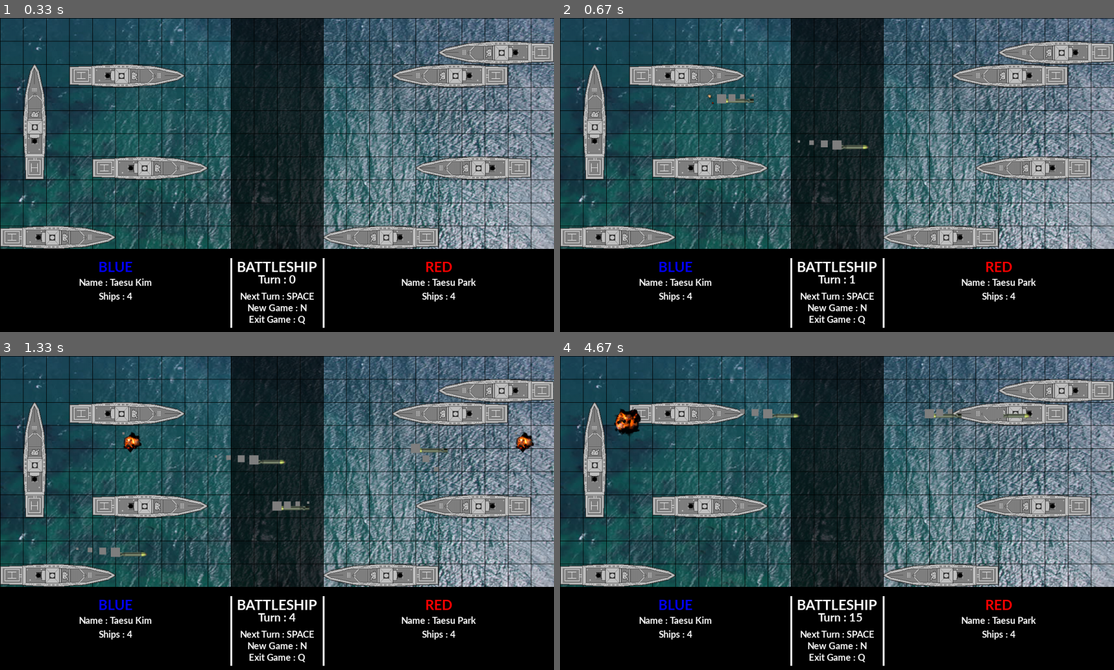
Above: before the commit, frames 1-4 (two rows, left to right).
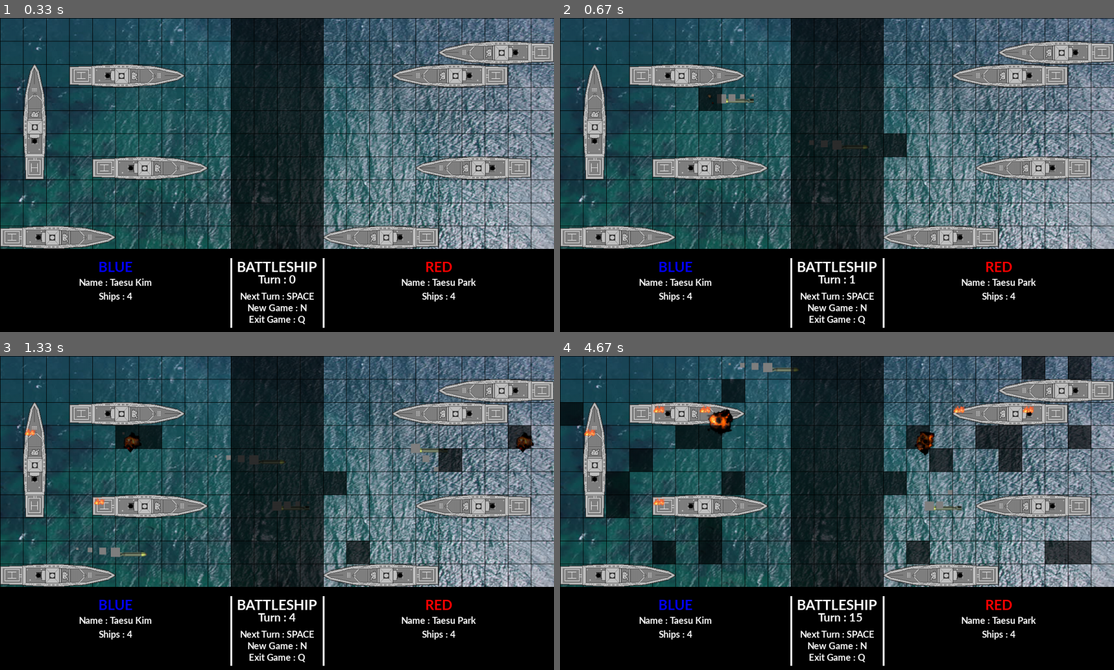
Above: after the commit, the same moments.

Repository: kimts2627/pygame_battleship
Game: pygame game, started from game.py
Two runs of this game, one before a commit and one after it. Both use one fixed random seed, a clock stepped at 60 frames per second and the inputs below.
Inputs:
- Up to frame 1 (0.33 s): no input
- Up to frame 2 (0.67 s): tap Space at 0.33 s
- Up to frame 3 (1.33 s): tap Space at 0.73, 1.03, 1.23 s
- Up to frame 4 (4.67 s): tap Space at 1.57, 1.87, 2.07, 2.37, 2.63, 2.97, 3.27, 3.4, 3.8, 4.1, 4.47 s

Frame 1 is identical in both runs. In frame 2, 0.8% of the frame differs, in the area x 25-63%, y 22-45%; in frame 3, 2.1%; in frame 4, 8.4%, in the area x 0-96%, y 0-67%.

Commit message:
[Python] <refactor, feature>: Add map_status_draw function
MyAi class의 ai logic 에서 버그가 발견되어, ai logic을 삭제 후 매 턴
무조건 랜덤한 좌표만을 공격 하도록 수정 되었습니다.

map_status_draw 함수를 통해 map_data를 읽어들여, 맵타일의 상태를 나타내는
Blank, Sea, Fire 클래스를 동적으로 그릴 수 있게 변경 하였습니다.

Diff:
--- a/game.py
+++ b/game.py
@@ -125,40 +125,33 @@
         self.rect = self.image.get_rect()
         self.rect.x = self.grid_x
         self.rect.y = self.grid_y
-        self.child = None
-
-    def set_child(self, target_ship):
-        if target_ship:
-            fire = Fire(self.rect.x, self.rect.y, self)
-            self.child = fire
-            effect_group.add(fire)
-            print(f'({self.rect.x}, {self.rect.y}) has been attacked.')
+        # self.child = None
+
+    # def set_child(self, target_ship):
+    #     if target_ship:
+    #         fire = Fire(self.rect.x, self.rect.y, self)
+    #         self.child = fire
+    #         effect_group.add(fire)
+    #         print(f'({self.rect.x}, {self.rect.y}) has been attacked.')
 
 with open('map.txt', 'r') as file:
     for line in file:
         map_data.append(line.strip('\n').split(' '))
 map_data = list(map(lambda x: x[0], map_data))
-for col in range(0, len(map_data)):
-    for row in range(0, len(map_data[col])):
-        if map_data[col][row] == 'o':
-            sea = Sea(col, row)
-            back_group.add(sea)
-        if map_data[col][row] == 'x':
-            blank = Blank(col, row)
-            back_group.add(blank)
+for i in range(0, len(map_data)):
+    for j in range(0 , len(map_data[i])):
+        if map_data[i][j] == 'x':
+            tile = Blank(i, j)
+            back_group.add(tile)
+        elif map_data[i][j] == 'o':
+            tile = Sea(i, j)
+            back_group.add(tile)
 
 def draw_grid():
     for x in range(0, WIDTH, TILESIZE):
         pg.draw.line(screen, (0, 0, 0, 50), (x, 0), (x, 500))
     for y in range(0, 500, TILESIZE):
         pg.draw.line(screen, (0, 0, 0, 50), (0, y), (WIDTH, y))
-    back_group.draw(screen)
-
-# def game_init():
-#     ai_blue = MyAi('blue', '김태수')
-#     ai_red = MyAi('red', '박태수')
-#     ai_blue.ai_init()
-#     ai_red.ai_init()
 
 class Missile(pg.sprite.Sprite):
     def __init__(self, col, row, team, target):
@@ -236,14 +229,15 @@
             self.current_time = 0
 
 class Fire(pg.sprite.Sprite):
-    def __init__(self, col, row, mother):
-        pg.sprite.Sprite.__init__(self)
-        self.mother_block = mother
+    def __init__(self, col, row):
+        pg.sprite.Sprite.__init__(self)
+        self.grid_x = row * TILESIZE
+        self.grid_y = col * TILESIZE
         self.current_img = 1
         self.image = pg.image.load(path.join('images', 'fire', f'fire{self.current_img}.png')).convert_alpha()
         self.rect = self.image.get_rect()
-        self.rect.centerx = col + 25
-        self.rect.centery = row + 25
+        self.rect.x = self.grid_x
+        self.rect.y = self.grid_y
         self.animation_time = round(100 / 400, 2)
         self.current_time = 0
 
@@ -324,16 +318,6 @@
         missile_group.add(missile)
         _last_position = (target['x'] - 25, target['y'] - 25)
         _last_result = generate_user_action_result(_last_position, self.team)
-        # for i in back_group:
-        #     if i.rect.x + 25 == target['x'] and i.rect.y + 25 == target['y']:
-        #         for j in self.enemy_group:
-        #             if target['x'] == j.rect.x and target['y'] == j.rect.y:
-        #                 i.set_child(target)
-        #                 _last_position = (target['x'], target['y'])
-        #                 _last_result = generate_user_action_result()
-        #             else:
-        #                 _last_result = 'nohit'
-        #                 _last_position = (target['x'], target['y'])
 
 class MyAi:
     def __init__(self, team, name):
@@ -468,24 +452,25 @@
         target = {'x': new_x, 'y': new_y}
         self.current_ship.attack(target)
 
-    def ai_action(self, turn):
+    def ai_action(self, turn, map):
     #############################* USER CODE HERE *######################################
         x = random.randint(0, 450)
         y = random.randint(0, 450)
         result = self.last_attack_result
-        if turn == 1:
+        if turn >= 1:
             return self.attacking_order(x, y)
-        else:
-            if result[-1]['result'] == 'nohit':
-                for i in list(reversed(result)):
-                    if i['result'] == 'hit':
-                        x = i['position'][0] + 50
-                        y = i['position'][1]
-                        return self.attacking_order(x, y)
-                return self.attacking_order(x, y)
-            elif result[-1]['result'] == 'hit':
-                        x = x + 50
-                        return self.attacking_order(x, y)
+        # else:
+        #     if result[-1]['result'] == 'nohit':
+        #         for i in list(reversed(result)):
+        #             if i['result'] == 'hit':
+        #                 x = i['position'][0] + 50
+        #                 y = i['position'][1]
+        #                 return self.attacking_order(x, y)
+        #         return self.attacking_order(x, y)
+        #     elif result[-1]['result'] == 'hit':
+        #         x = result[-1]['position'][0] + 50
+        #         y = result[-1]['position'][1]
+        #         return self.attacking_order(x, y)
 
     #! Don't edit global variable / constant or Fn
     # Attack Function is self.attacking_order(x: int, y: int) -> void
@@ -502,6 +487,7 @@
         print(f'{self.team} attacked {position} position => {result}')
 
 def ship_hit_checker(blue_group, red_group):
+    global mini_map
     blues = blue_group.sprites()
     reds = red_group.sprites()
     for i in blues:
@@ -512,6 +498,21 @@
         if i.hit_count == 5:
             red_group.remove(i)
             print('red team ship is sink down!')
+
+def map_status_draw(map):
+    global back_group
+    back_group.empty()
+    for i in range(0, len(map)):
+        for j in range(0, len(map[i])):
+            if map[i][j] == 'x':
+                new_tile = Blank(i, j)
+                back_group.add(new_tile)
+            elif map[i][j] == '3':
+                new_tile = Fire(i, j)
+                back_group.add(new_tile)
+            elif map[i][j] == 'o':
+                new_tile = Sea(i, j)
+                back_group.add(new_tile)
 
 blue_man = MyAi('blue', 'Taesu Kim')
 blue_man.ai_init()
@@ -530,14 +531,20 @@
                 print(f'********************************************************')
                 print(f'************************{turn} turn!*************************')
                 print(f'********************************************************')
-                blue_man.ai_action(turn)
+                blue_man.ai_action(turn, map_data)
                 blue_man.set_attack_result(_last_result, _last_position)
-                red_man.ai_action(turn)
+                red_man.ai_action(turn, map_data)
                 red_man.set_attack_result(_last_result, _last_position)
                 ship_hit_checker(blue_ships, red_ships)
+                print(blue_man.last_attack_result)
+                print(red_man.last_attack_result)
+                print(map_data)
+                map_status_draw(map_data)
+
     screen.fill(BLACK)
 
     screen.blit(background, (0, -176))
+    mt = 0.06
     draw_text()
     draw_grid()
     red_ships.draw(screen)
@@ -545,8 +552,9 @@
     missile_group.draw(screen)
     missile_group.update()
     effect_group.draw(screen)
-    mt = 0.06
     effect_group.update(mt)
+    back_group.draw(screen)
+    back_group.update(mt)
     pg.display.update()
 
 pg.quit()
